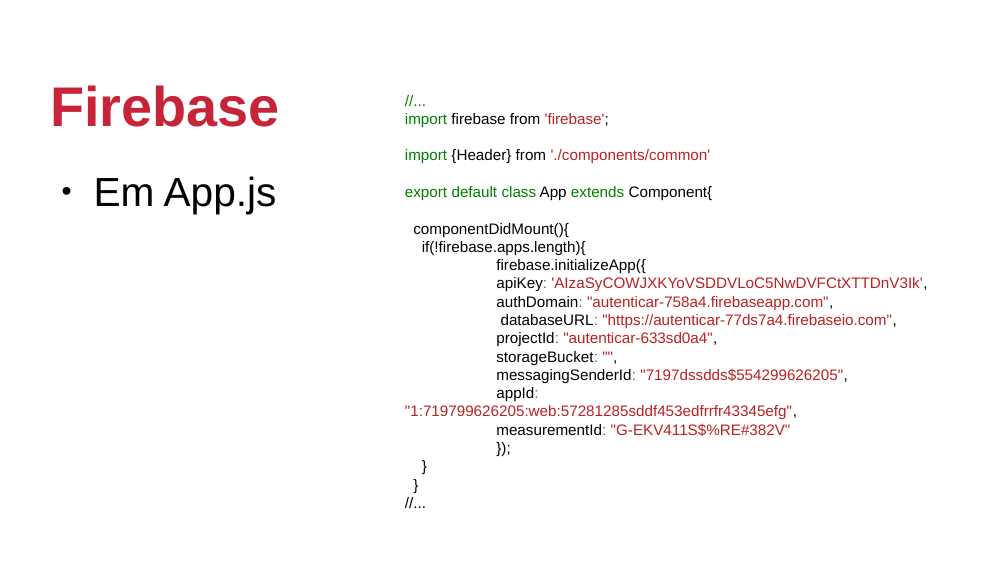
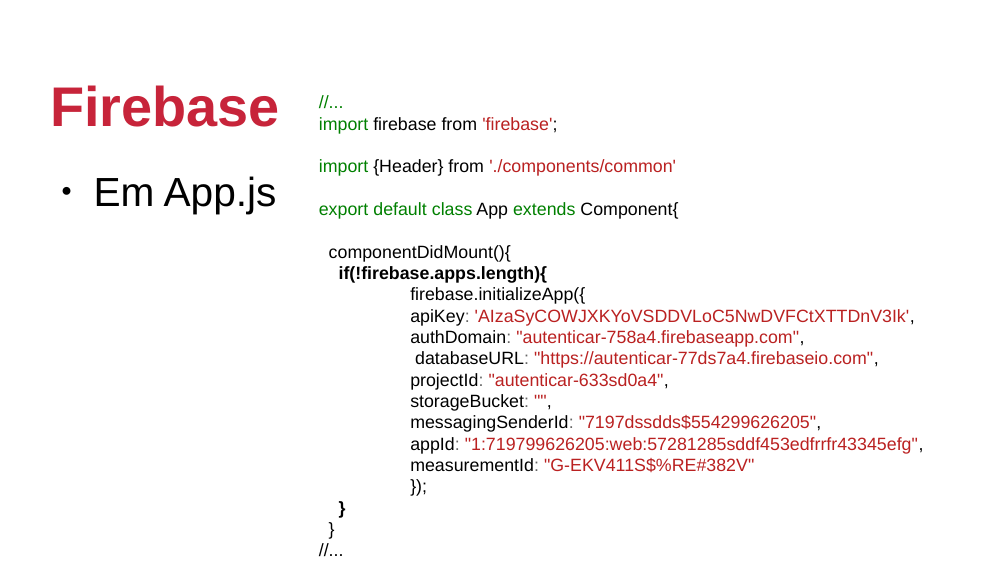
Before and after one commit to jeffersoncarvalho/PIDM-2019_2, a slide deck: slide 14 of SLIDES/parte2/aula05.odp. Drawn at 1008x567 pixels with LibreOffice and Linux fonts; fonts in the diff are those of the drawing; background and template pictures are left out. Boxes give left, top, right and bottom in pixels: in the first picture for what was removed or moved away, otherwise in the second. Text is boxed around its words. In the diff, an @@ line names an element or a change of style, - is before the commit and + after.

Commit message:
projeto autorização no firebase e slides

```diff
--- a/SLIDES/parte2/aula05.odp
+++ b/SLIDES/parte2/aula05.odp
@@ text "//...": place and size @@
-text "//..." at [405,113,927,436]
+text "//..." at [319,117,924,472]
@@ text "//..." at [319,117,924,472]: size 12 to 14 pt; bold on in "if(!firebase.apps.length){", "}" @@
```
Also in this commit, not shown: 9 other slides changed, 14 slides added, 14 slides removed, 9 other files.
